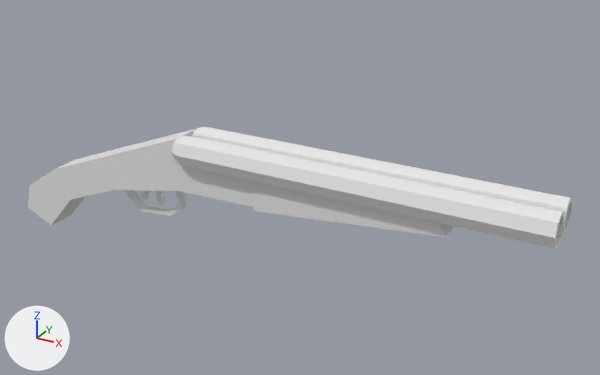
An edit to the glTF model Blender/Lupara.glb, drawn before and after from the same camera.
Both versions are drawn from a 50 mm lens placed at (10.41, -16.58, 8.55), pointed at (0.84, 0.81, -0.14). Every picture has the same lights, and +X, +Y and +Z are marked at lower left. The first picture is the older version. Where no turn or scale is listed for an object, it has been applied to the vertices. Vertices at exactly the same position are counted once.
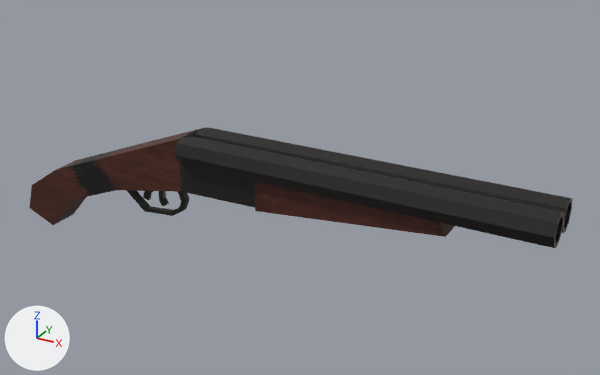
Where the newer file only moved an object's origin or applied its transform, the numbers keep the older frame.

Edits to the bpy script that builds the scene:
```text
Change me_cube:
    remove me_cube.from_pydata(...)  # 32 vertices, 64 faces; spans x -4.73..4.73, y -0.41..0.41, z -0.41..0.41
    add me_cube.from_pydata(...)  # 32 vertices, 64 faces; spans x -4.66..4.72, y -0.4..0.41, z -0.41..0.41
    edits to the shape of me_cube do not show in these pictures
    add me_cube.materials.append(mat_metal)  # picture img_metal
Change me_cube_024:
    remove me_cube_024.from_pydata(...)  # 32 vertices, 64 faces; spans x -4.73..4.73, y -0.41..0.41, z -0.41..0.41
    add me_cube_024.from_pydata(...)  # 32 vertices, 64 faces; spans x -4.66..4.72, y -0.41..0.4, z -0.41..0.41
    edits to the shape of me_cube_024 do not show in these pictures
    add me_cube_024.materials.append(mat_metal)  # picture img_metal
Change me_cube_019:
    remove me_cube_019.from_pydata(...)  # 8 vertices, 10 faces; spans x -2.47..2.57, y -0.49..0.49, z -0.54..0.29
    add me_cube_019.from_pydata(...)  # 8 vertices, 12 faces; spans x -2.42..2.57, y -0.48..0.48, z -0.53..0.29
    me_cube_019 part 3: the whole mesh is rebuilt
    add me_cube_019.materials.append(mat_handlewood)  # picture img_woodhandle_png
Change me_cube_022:
    used by ob_cube_006; location = (-3.5, 0.0, -0.84); rotation_euler = (0.0, 1.078, 0.0), in degrees (0, 62, 0); scale = (0.0761, 0.0531, 0.215)
    remove me_cube_022.from_pydata(...)  # 16 vertices, 28 faces; spans x -2.09..2.85, y -1.0..1.0, z -1.75..1.74
    add me_cube_022.from_pydata(...)  # 16 vertices, 28 faces; spans x -0.08..0.11, y -0.03..0.03, z -0.19..0.19
    me_cube_022 part 1: the whole mesh is rebuilt
    add me_cube_022.materials.append(mat_metal)  # picture img_metal
Change me_cube_015:
    used by ob_cube_002; location = (-3.87, 0.0, -0.69); scale = (1.26, 0.437, 0.398)
    remove me_cube_015.from_pydata(...)  # 22 vertices, 40 faces; spans x -3.22..3.29, y -1.0..1.0, z -4.71..4.51
    add me_cube_015.from_pydata(...)  # 22 vertices, 40 faces; spans x -1.99..2.12, y -0.22..0.22, z -0.94..0.9
    me_cube_015 part 4: the whole mesh is rebuilt
    add me_cube_015.materials.append(mat_handlewood)  # picture img_woodhandle_png
    add me_cube_015.materials.append(mat_metal_001)  # picture img_metal
Change me_cube_020:
    used by ob_cube_004; location = (-2.96, 0.0, -0.96); rotation_euler = (0.0, 2.284, 0.0), in degrees (0, 131, 0); scale = (-0.0738, -0.0821, -0.486)
    remove me_cube_020.from_pydata(...)  # 28 vertices, 52 faces; spans x -12.6..10.1, y -1.0..1.0, z -1.2..2.5
    add me_cube_020.from_pydata(...)  # 28 vertices, 52 faces; spans x -0.4..0.5, y 0.0, z -0.6..0.3
    me_cube_020 part 2: the whole mesh is scaled about the mesh origin by (-0.0369, -0.041, -0.243)
    add me_cube_020.materials.append(mat_metal)  # picture img_metal
Change me_cube_023:
    remove me_cube_023.from_pydata(...)  # 25 vertices, 40 faces; spans x -0.22..0.148, y -0.41..0.41, z -0.41..0.41
    add me_cube_023.from_pydata(...)  # 25 vertices, 40 faces; spans x -0.15..0.215, y -0.403..0.41, z -0.407..0.406
    edits to the shape of me_cube_023 do not show in these pictures
    add me_cube_023.materials.append(mat_metal)  # picture img_metal
Change me_cube_025:
    remove me_cube_025.from_pydata(...)  # 25 vertices, 40 faces; spans x -0.22..0.148, y -0.41..0.41, z -0.41..0.41
    add me_cube_025.from_pydata(...)  # 25 vertices, 40 faces; spans x -0.15..0.215, y -0.41..0.403, z -0.407..0.406
    edits to the shape of me_cube_025 do not show in these pictures
    add me_cube_025.materials.append(mat_metal)  # picture img_metal
Remove ob_cube_005:
    ob_cube_005 = bpy.data.objects.new('Cube.005', me_cube_021)
Change ob_cube_006:
    ob_cube_006.location: (-3.5, 0.0, -0.84) -> (-3.42, 0.0, -0.82)
    ob_cube_006.scale: (0.0761, 0.0531, 0.215) -> (1.98, 1.98, 1.98)
Change ob_cube_002:
    ob_cube_002.location: (-3.87, 0.0, -0.69) -> (-3.91, 0.0, -0.69)
    ob_cube_002.scale: (1.26, 0.437, 0.398) -> (1.98, 1.98, 1.98)
Change ob_cube_004:
    ob_cube_004.location: (-2.96, 0.0, -0.96) -> (-2.88, 0.0, -0.95)
    ob_cube_004.rotation_euler: (0.0, 2.284, 0.0) -> (0.0, 2.284, -0.0000837)  # degrees (0, 131, 0) -> degrees (0, 131, -0)
    ob_cube_004.scale: (-0.0738, -0.0821, -0.486) -> (1.98, 1.98, 1.98)
Add ob_cube_012:
    ob_cube_012 = bpy.data.objects.new('Cube.012', me_cube_004)  # 16 vertices, 28 faces; spans x -0.126..0.13, y -0.053..0.053, z -0.382..0.401; in mat_metal (picture img_metal)
    ob_cube_012.location = (-3.01, 0.0, -0.83)
```

Where the change shows, as pixel boxes (x1, y1, x2, y2) in the pictures (600 x 375 px; the box of a moved part takes in the faces that stretch with it):
'Cube', recoloured (white to black)
    both: (181, 137, 564, 248)
'Cube.002', reshaped, moved, rescaled, recoloured (darker)
    before: (28, 129, 253, 225)
    after: (29, 129, 255, 225)
'Cube.001', recoloured
    both: (200, 127, 572, 233)
'Cube.004', moved, rescaled, recoloured (white to black)
    before: (124, 190, 187, 216)
    after: (126, 190, 189, 216)
'Cube.007', recoloured
    both: (174, 137, 186, 164)
'Cube.012', added
    after: (159, 191, 169, 206)
'Cube.005', deleted
    before: (156, 191, 166, 206)
'Cube.008', recoloured
    both: (192, 127, 207, 138)
'Cube.006', reshaped, moved, rescaled
    before: (141, 191, 151, 200)
    after: (143, 191, 153, 200)
part 3 of me_cube_019, moved or reshaped
    before: (253, 181, 454, 237)
    after: (255, 182, 455, 237)
